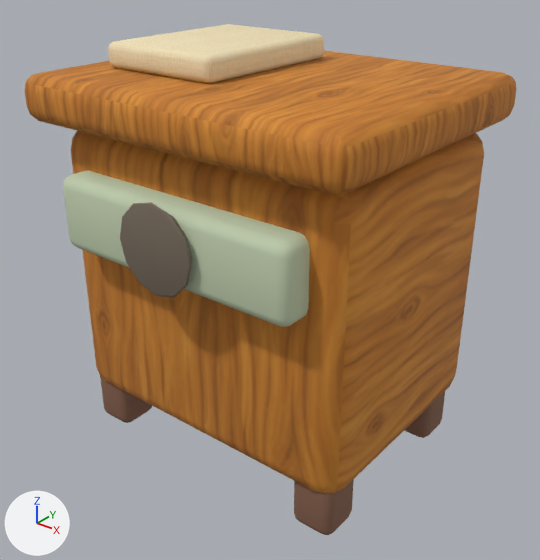
Before and after pictures for a commit that changed the glTF model public/models/furniture/nightstand.glb.
Before and after are seen from a 50 mm lens placed at (0.633, -0.793, 0.746), pointed at (0.012, -0.017, 0.265). Every picture has the same lights, and +X, +Y and +Z are marked at lower left. The first picture is the older version. Vertices at exactly the same position are counted once.

Script lines for the objects in view, before the commit:
```python
me_cube_077 = bpy.data.meshes.new('Cube.077')
me_cube_077.from_pydata(...)  # 936 vertices, 1832 faces; spans x -0.26..0.26, y -0.239..0.205, z -0.274..0.321
# faces by material slot: [376, 188, 140, 940, 188]
me_cube_077.materials.append(mat_wood_honey_textured)  # picture img_handpainted_honey_oak
me_cube_077.materials.append(mat_upholstery_textured)  # pale green #c5d3b3
me_cube_077.materials.append(mat_aged_bronze)  # brown #7c6f61
me_cube_077.materials.append(mat_wood_dark)  # brown #86614d
me_cube_077.materials.append(mat_dusty_rose)  # picture img_handpainted_cream_linen
ob_nightstand = bpy.data.objects.new('nightstand', me_cube_077)
ob_nightstand.location = (0.0, 0.01, 0.274)
```
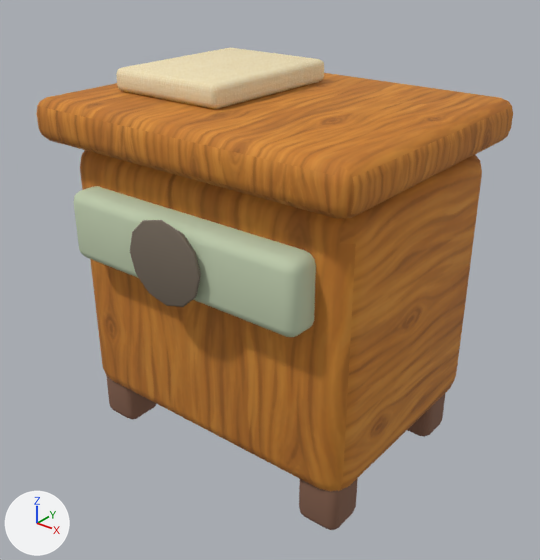
The edits, one by one:
Material 'joinery-aged-brass' (mat_joinery_aged_brass) is new.
Its base color is (0.41, 0.29, 0.13) (brown #ac9365).
Its metallic is 0.35.
Its roughness is 0.66.
me_cube_077 is used by ob_nightstand; location (0.0, 0.01, 0.274).
me_cube_077 had 936 vertices, 1832 faces and spanned x -0.26..0.26, y -0.239..0.205, z -0.274..0.321.
me_cube_077 now has 984 vertices, 1912 faces and spans x -0.26..0.26, y -0.215..0.215, z 0.0..0.56.
me_cube_077 part 1: the loose piece of 96 vertices spanning x -0.239..0.239, y -0.185..0.185, z -0.213..0.213 is scaled about its middle by (1, 0.968, 0.94), then moved by (0.0, 0.017, 0.258).
me_cube_077 part 2: the loose piece of 96 vertices spanning x -0.26..0.26, y -0.225..0.205, z 0.221..0.286 is scaled about its middle by (1, 0.968, 0.94), then moved by (0.0, 0.017, 0.243).
me_cube_077 part 3: the loose piece of 96 vertices spanning x -0.195..0.195, y -0.227..-0.172, z 0.053..0.16 is scaled about its middle by (1, 0.968, 0.94), then moved by (0.0, 0.023, 0.252).
me_cube_077 part 4: the loose piece of 72 vertices spanning x -0.062..0.062, y -0.239..-0.202, z 0.044..0.168 is scaled about its middle by (1, 0.968, 0.94), then moved by (0.0, 0.024, 0.252).
me_cube_077 part 5: the loose piece of 96 vertices spanning x -0.23..-0.165, y -0.176..-0.111, z -0.274..-0.164 is scaled about its middle by (1, 0.968, 0.94), then moved by (0.0, 0.021, 0.271).
me_cube_077 part 6: the loose piece of 96 vertices spanning x 0.165..0.23, y -0.176..-0.111, z -0.274..-0.164 is scaled about its middle by (1, 0.968, 0.94), then moved by (0.0, 0.021, 0.271).
me_cube_077 part 7: the loose piece of 96 vertices spanning x 0.165..0.23, y 0.091..0.156, z -0.274..-0.164 is scaled about its middle by (1, 0.968, 0.94), then moved by (0.0, 0.013, 0.271).
me_cube_077 part 8: the loose piece of 96 vertices spanning x -0.195..-0.005, y -0.125..0.125, z 0.286..0.321 is scaled about its middle by (1, 0.968, 0.94), then moved by (0.0, 0.017, 0.24).
Other edits to the shape of me_cube_077 do not show in these pictures.
me_cube_077 gains material mat_joinery_aged_brass (brown #ac9365).
Object 'nightstand' (ob_nightstand) moves from (0.0, 0.01, 0.274) to (0.0, 0.0, 0.0).

Changed parts and their boxes [x1, y1, x2, y2] in the pictures (540 x 560 px; the box of a moved part takes in the faces that stretch with it):
'nightstand', reshaped, moved: before [25, 24, 516, 535]; after [37, 47, 513, 530]
part 1 of me_cube_077, moved or reshaped: before [71, 131, 484, 494]; after [80, 150, 482, 491]
part 2 of me_cube_077, moved or reshaped: before [25, 51, 516, 194]; after [37, 73, 513, 219]
part 3 of me_cube_077, moved or reshaped: before [63, 171, 310, 327]; after [74, 186, 316, 337]
part 4 of me_cube_077, moved or reshaped: before [120, 202, 192, 297]; after [130, 220, 201, 307]
part 5 of me_cube_077, moved or reshaped: before [100, 376, 152, 423]; after [106, 375, 156, 419]
part 6 of me_cube_077, moved or reshaped: before [294, 479, 354, 535]; after [299, 478, 358, 530]
part 7 of me_cube_077, moved or reshaped: before [404, 392, 445, 438]; after [407, 394, 445, 437]
part 8 of me_cube_077, moved or reshaped: before [108, 24, 324, 83]; after [116, 47, 324, 109]
